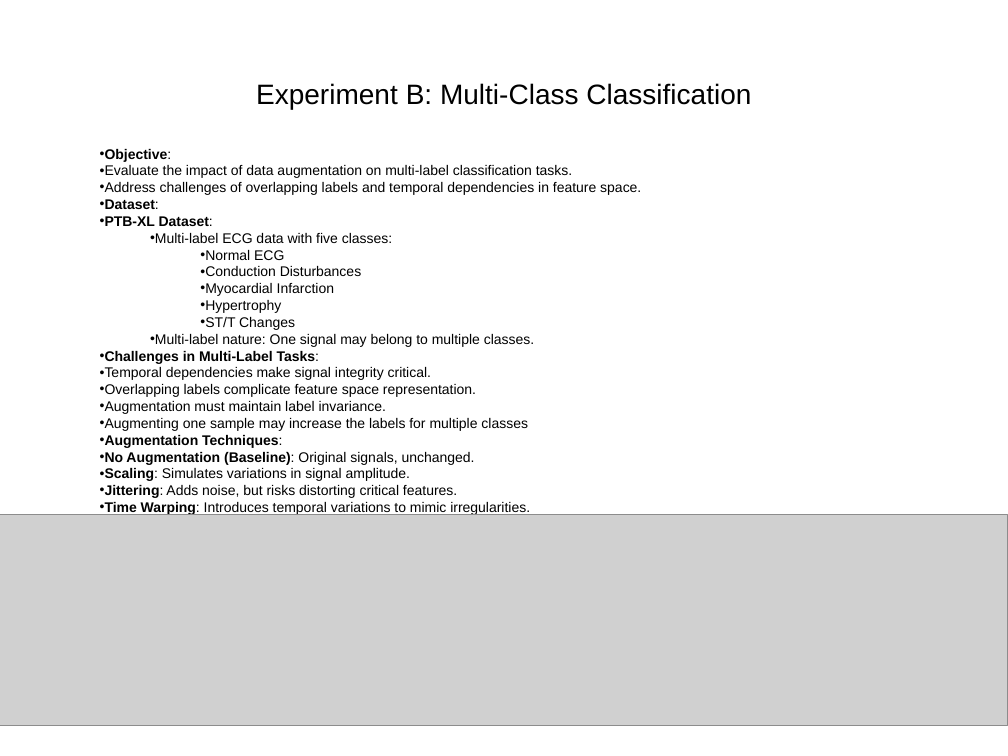
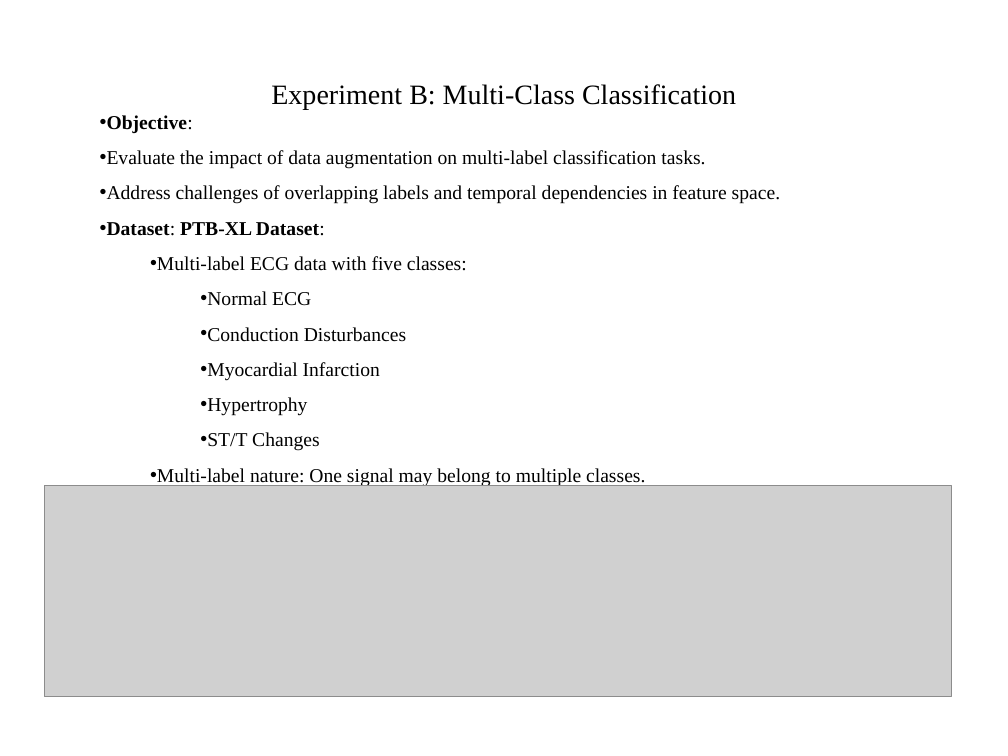
Before and after one commit to nikil1506/Thesis-Work, a slide deck: slide 8 of Presentation.pptx (slide 6 before the commit). Drawn at 1008x756 pixels with LibreOffice and Linux fonts; fonts in the diff are those of the drawing; grey boxes stand for pictures. Boxes give left, top, right and bottom in pixels: in the first picture for what was removed or moved away, otherwise in the second. Text is boxed around its words. In the diff, an @@ line names an element or a change of style, - is before the commit and + after.

```diff
--- a/Presentation.pptx
+++ b/Presentation.pptx
@@ title "Experiment B: Multi-Class Classification" at box(271, 84, 736, 110): font Arial to Times New Roman @@
@@ text "Objective:": place and size @@
-text "Objective:" at box(100, 149, 641, 516)
+text "Objective:" at box(107, 115, 780, 487)
@@ text at box(107, 115, 780, 487): size 10 to 14 pt, font Arial to Times New Roman; alignment left to justified; line spacing 1 to 1.5 @@
@@ text at box(107, 222, 325, 236): text changed; size 10 to 14 pt; font Arial to Times New Roman @@
-• Dataset:
-• PTB-XL Dataset:
+• Dataset: PTB-XL Dataset:
@@ text at box(100, 351, 530, 516): paragraphs removed @@
-• Challenges in Multi-Label Tasks:
-• Temporal dependencies make signal integrity critical.
-• Overlapping labels complicate feature space representation.
-• Augmentation must maintain label invariance.
-• Augmenting one sample may increase the labels for multiple classes
-• Augmentation Techniques:
-• No Augmentation (Baseline): Original signals, unchanged.
-• Scaling: Simulates variations in signal amplitude.
-• Jittering: Adds noise, but risks distorting critical features.
-• Time Warping: Introduces temporal variations to mimic irregularities.
@@ picture: place and size @@
-picture at box(0, 515, 1008, 726)
+picture at box(44, 486, 952, 697)
```
Also in this commit, not shown: 29 other slides changed, 6 slides added, 1 slide removed.
